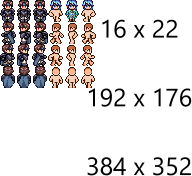
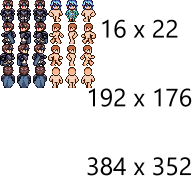
Layer changes from the first w=192, h=176 image to the second:
painted on "Male Merged" over [2, 0, 46, 72]
